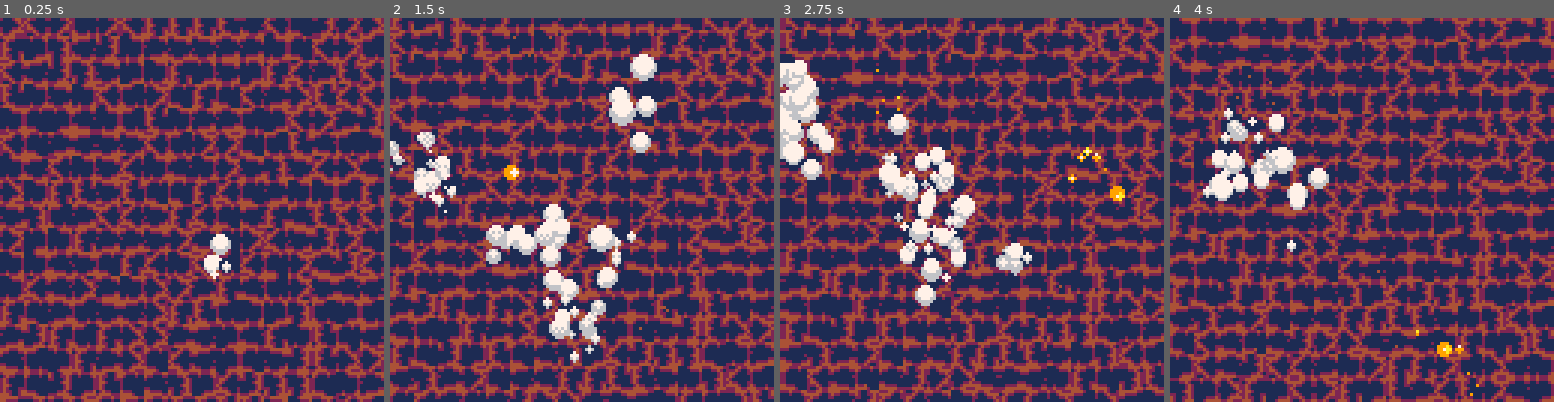
Above: before the commit, frames 1-4 (left to right).
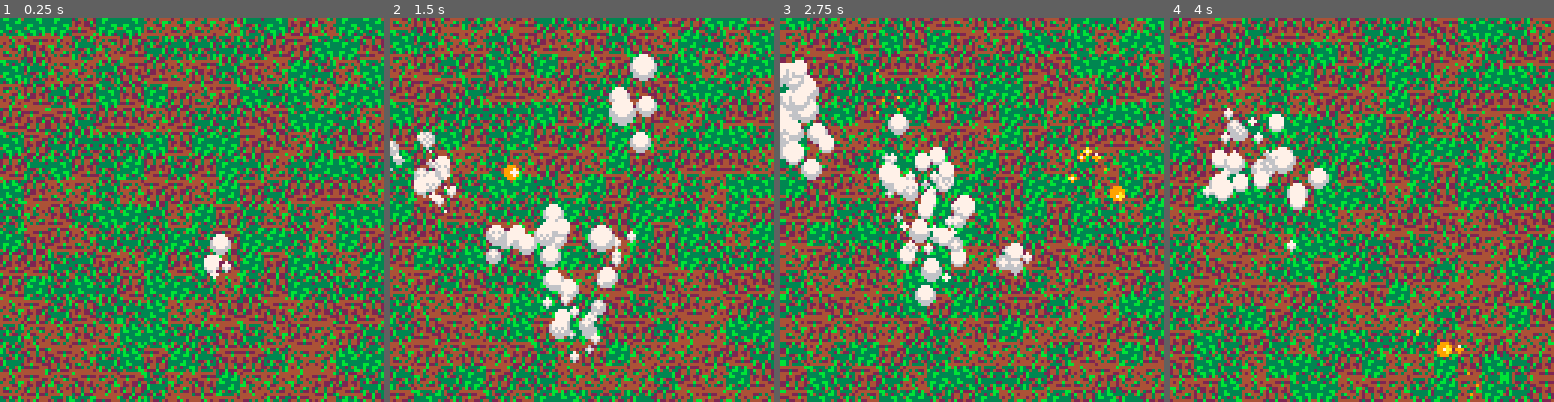
Above: after the commit, the same moments.

Repository: FreeCodeCampGuam/LavaFlow
Game: PICO-8 cartridge lavaflow.p8
The game is run twice, just before and just after one commit, with the same random seed, the same clock (stepped at 60 frames per second) and the same inputs.
Inputs:
- Up to frame 1 (0.25 s): no input
- Up to frame 2 (1.5 s): tap X (X key) at 0.33, 1.07 s; tap O (Z key) at 0.7 s
- Up to frame 3 (2.75 s): hold Right 1.6-2.1 s; tap O (Z key) at 1.7, 2.1, 2.5 s; tap X (X key) at 1.85 s; hold Up 2.15-2.42 s; hold Right from 2.47 s (still down)
- Up to frame 4 (4 s): tap O (Z key) at 2.9, 3.3, 3.7 s; tap X (X key) at 2.97 s; release Right at 3.03 s; hold Left 3.08-3.58 s; hold Down 3.63-3.97 s

The runs differ from the first frame. In frame 1, 89% of the frame differs, in the area x 0-100%, y 0-100%; in frame 2, 84%; in frame 3, 83%; in frame 4, 87%.

Commit message:
[art] add grassy patches

Diff:
--- a/lavaflow.p8
+++ b/lavaflow.p8
@@ -357,7 +357,7 @@
 
 function create_bg_tile()
  local bg = {}
-  choices = {14,15,30,31}
+  choices = {93, 77, 92, 76} --{14,15,30,31}
   -- assumes large tile is square
   for i=1,(tilew/8)*(tilew/8) do
    ci = flr(rnd(#choices)+1)
@@ -501,22 +501,22 @@
 21111211242111247421124444211124999a7447747a9999999a7447747a9999999a744777a999999999a74777a9999900000008800000000000000800000000
 421112112422112474422447744222449999a77aa7a999999999a77aa7a999999999a77aaa9999999999a77aaa99999960000006500000056000000600000000
 4422242244442244a744447aa744444799999aa99a99999999999aa99a99999999999aa99999999999999aa99999999965888865658888656588886500000000
-4997000000000000994449a7000000002499994449a700009424449aa942249a9421249421111249000000000000000000000000000000000000000000000000
-249a7000000000009422249a7000000012499422249a700042122249942112499421124421111249000000000000000000000000000000000000000000000000
-2499a7000000000042111249a7000000124942111249a70042111224942111244211112421111124000000000000000000000000000000000000000000000000
-12499a700000000042122499a7000000124942122499a70021111249942122494211112442111249000000000000000000000000000000000000000000000000
-2499a7000000000094244999a7000000124994244999a700211124999942449a4211112442112124000000000000000000000000000000000000000000000000
-4999a70000000000a949999a700000002499a949999a700021122499a99499a74211124994224249000000000000000000000000000000000000000000000000
-99999a70000000007a9999a770000000449a7a99999a70004224499a7a9999a74211249a9444499a000000000000000000000000000000000000000000000000
-44999a7000000000a944999aa70000009999a944999a700094499999a994499a4211249942222499000000000000000000000000000000000000000000000000
-22499a7000000000942249999a70000099999422499a7000a9994499994224992122444421111249000000000000000000000000000000000000000000000000
-112499a700000000421124999a700000999942112499a700a9942249942112494244224211111249000000000000000000000000000000000000000000000000
-12499a7000000000421112499a700000249942111249a700a9421249421111249442124211111124000000000000000000000000000000000000000000000000
-1249a7000000000042111249a7000000124942111249a70094211249421111249421124422111124000000000000000000000000000000000000000000000000
-249a70000000000042112499a7000000124942112499a70094211249421112499421112444211124000000000000000000000000000000000000000000000000
-499a7000000000004212499a7000000012494212499a700042111124942124994211111249421124000000000000000000000000000000000000000000000000
-99a7000000000000942499a7000000002499942499a7000094221249a942499a9421111249422249000000000000000000000000000000000000000000000000
-9a70000000000000a949aa70000000004999a949aa7000004214249a7a949aa7a94222249994449a000000000000000000000000000000000000000000000000
+4997000000000000994449a7000000002499994449a700009424449aa942249a94212494211112494421124421111244444b44444b22b2230000000000000000
+249a7000000000009422249a7000000012499422249a70004212224994211249942112442111124944211124211112224442b4243b4334330000000000000000
+2499a7000000000042111249a7000000124942111249a70042111224942111244211112421111124421111242111111142443444233333b20000000000000000
+12499a700000000042122499a7000000124942122499a700211112499421224942111124421112494211111242111111344334bb333333b20000000000000000
+2499a7000000000094244999a7000000124994244999a700211124999942449a42111124421121244211111242112122444422b432b422340000000000000000
+4999a70000000000a949999a700000002499a949999a700021122499a99499a74211124994224249421111124422422443b4443433b343330000000000000000
+99999a70000000007a9999a770000000449a7a99999a70004224499a7a9999a74211249a9444499a2111112442444444422343442432243b0000000000000000
+44999a7000000000a944999aa70000009999a944999a700094499999a994499a42112499422224992111212421222224444444424333343b0000000000000000
+22499a7000000000942249999a70000099999422499a7000a999449999422499212244442111124922224242111111124222b2234b23b3230000000000000000
+112499a700000000421124999a700000999942112499a700a994224994211249424422421111124912442442111111122b4434423b33bb330000000000000000
+12499a7000000000421112499a700000249942111249a700a94212494211112494421242111111241242124211111124234434423bb333b40000000000000000
+1249a7000000000042111249a7000000124942111249a700942112494211112494211244221111242421124421111112422422b233333bb30000000000000000
+249a70000000000042112499a7000000124942112499a7009421124942111249942111244421112442111124421111124244223433b333330000000000000000
+499a7000000000004212499a7000000012494212499a700042111124942124994211111249421124211111124211111244b4442233bb33330000000000000000
+99a7000000000000942499a7000000002499942499a7000094221249a942499a9421111249422249211111124211112422322444b33234b30000000000000000
+9a70000000000000a949aa70000000004999a949aa7000004214249a7a949aa7a94222249994449a42211224442222444444444b343333bb0000000000000000
 00000000000000000000000000000000000000000000000000000000000000000000000000000000000000000000000000000000000000000000000000000000
 00000000000000000000000000000000000000000000000000000000000000000000000000000000000000000000000000000000000000000000000000000000
 00000000000000000000000000000000000000000000000000000000000000000000000000000000000000000000000000000000000000000000000000000000
